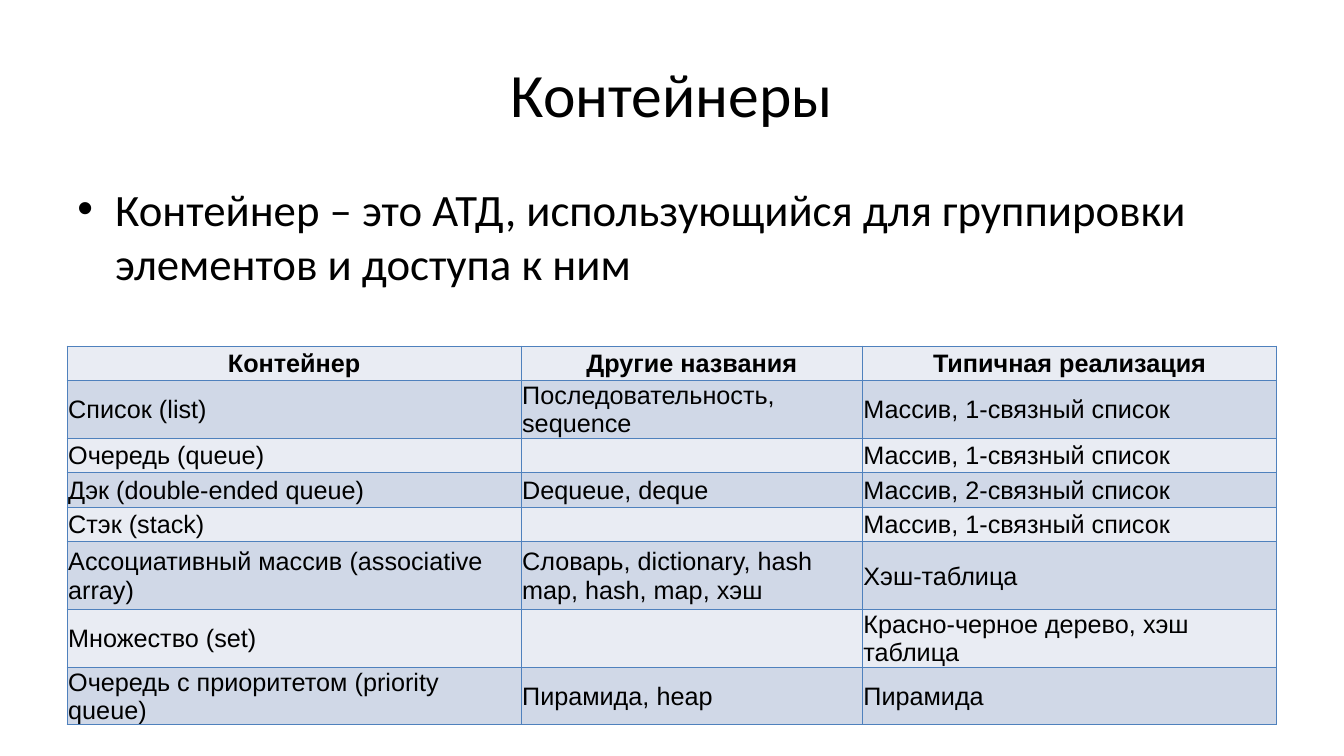
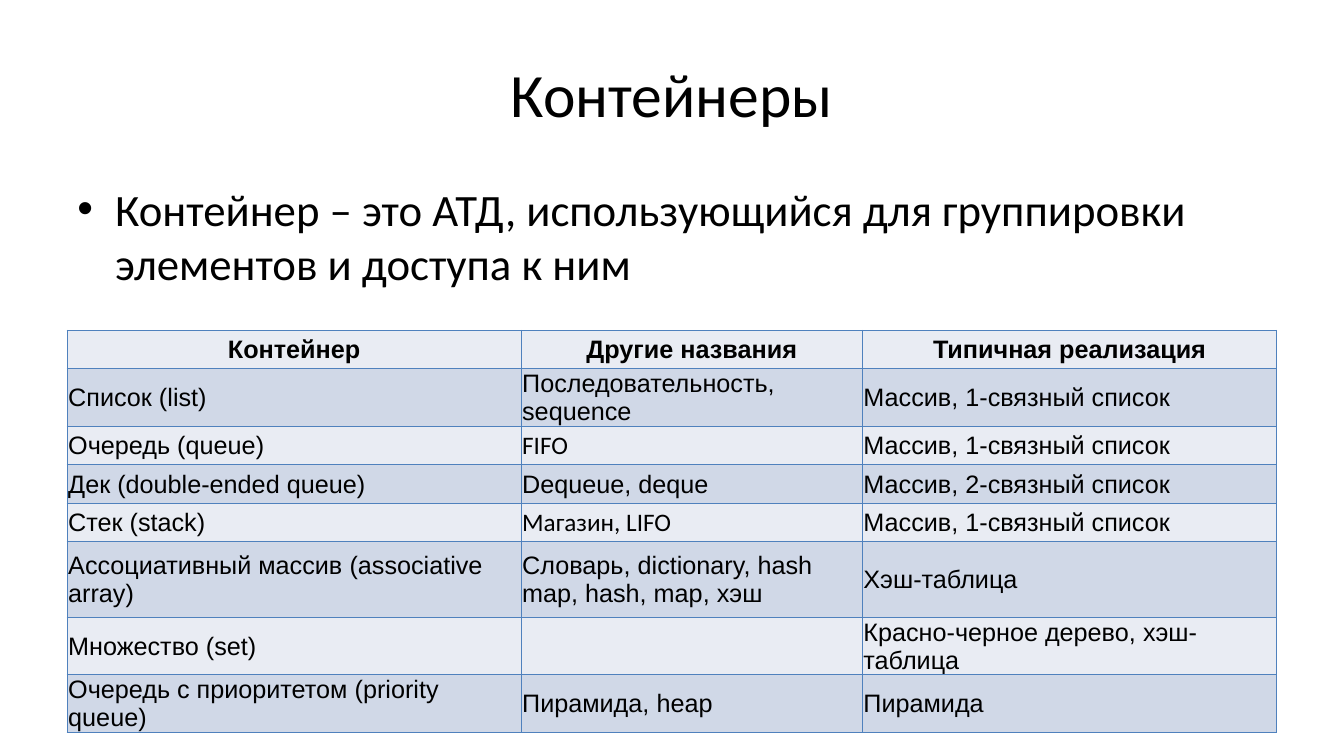
Before and after one commit to Evgueni-Petrov-aka-espetrov/Algorithms-and-Programming-in-C-pptx, a slide deck: slide 9 of 08 Списки.pptx. Drawn at 1344x756 pixels with LibreOffice and Linux fonts; fonts in the diff are those of the drawing. Boxes give left, top, right and bottom in pixels: in the first picture for what was removed or moved away, otherwise in the second. Text is boxed around its words. In the diff, an @@ line names an element or a change of style, - is before the commit and + after.

```diff
--- a/08 Списки.pptx
+++ b/08 Списки.pptx
@@ table at (68, 331, 1277, 736) @@
-row 3, column 2: 
+row 3, column 2: FIFO
-row 4, column 1: Дэк (double-ended queue)
+row 4, column 1: Дек (double-ended queue)
-row 5, column 1: Стэк (stack)
+row 5, column 1: Стек (stack)
-row 5, column 2: 
+row 5, column 2: Магазин, LIFO
-row 7, column 3: Красно-черное дерево, хэш таблица
+row 7, column 3: Красно-черное дерево, хэш-таблица
@@ table: place and size @@
-table at (68, 347, 1277, 729)
+table at (68, 331, 1277, 736)
```
Also in this commit, not shown: 20 other slides changed, 3 slides added, 3 slides removed.
